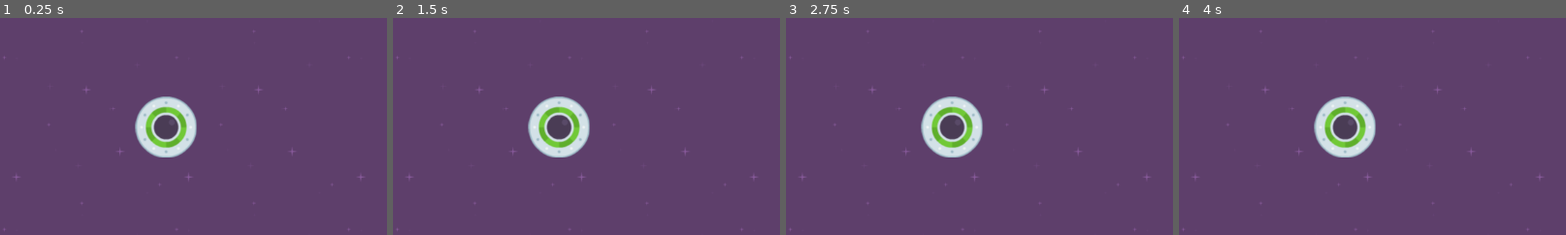
Above: before the commit, frames 1-4 (left to right).
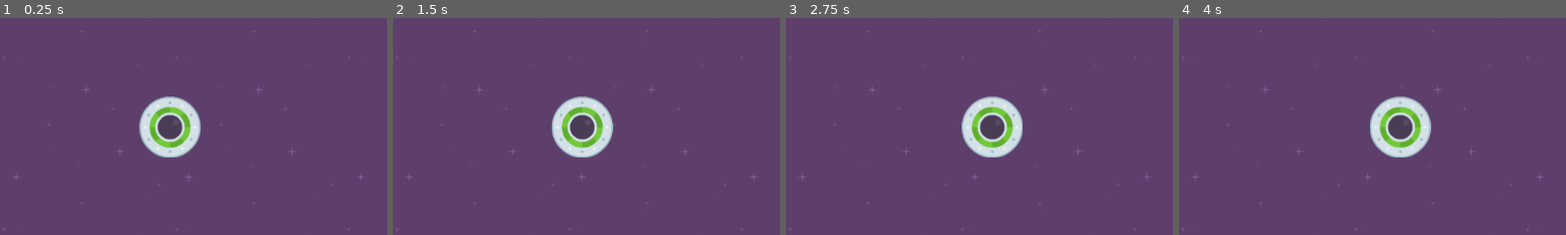
Above: after the commit, the same moments.

Repository: ty-n-42/Speedy-Saucer
Game: Godot game, scene res://levels/level_1.tscn
The game is run twice, just before and just after one commit, with the same random seed, the same clock (stepped at 60 frames per second) and the same inputs.
Inputs:
- Up to frame 1 (0.25 s): no input
- Up to frame 2 (1.5 s): no input
- Up to frame 3 (2.75 s): no input
- Up to frame 4 (4 s): no input
The pictures show only the part of the screen within x 23-73%, y 17-67%; the shares and areas given below are measured in that part.

The runs differ from the first frame. In frame 1, 2.2% of the frame differs, in the area x 34-52%, y 36-65%; in frame 2, 4.8%; in frame 3, 5.1%; in frame 4, 6.0%, in the area x 34-66%, y 36-65%.

Commit message:
applied an instantaneous impulse to the player

Diff:
--- a/levels/level.gd
+++ b/levels/level.gd
@@ -3,7 +3,6 @@
 
 # Called when the node enters the scene tree for the first time.
 func _ready():
-	#print("Hello world");
 	pass;
 
 #
--- a/levels/player.gd
+++ b/levels/player.gd
@@ -3,15 +3,14 @@
 
 # Called when the node enters the scene tree for the first time.
 func _ready():
-	print_doubled(10);
+	var direction: Vector2 = Vector2.RIGHT;
+	var magnitude: int = 25;
 
-
-func print_doubled(number: int) -> void:
-	print(number * 2);
+	apply_impulse(direction * magnitude);
 
 
 #
 # Called every frame. 'delta' is the elapsed time since the previous frame.
-#func _process(delta):
-#	pass
+func _process(delta):
+	pass
 #
